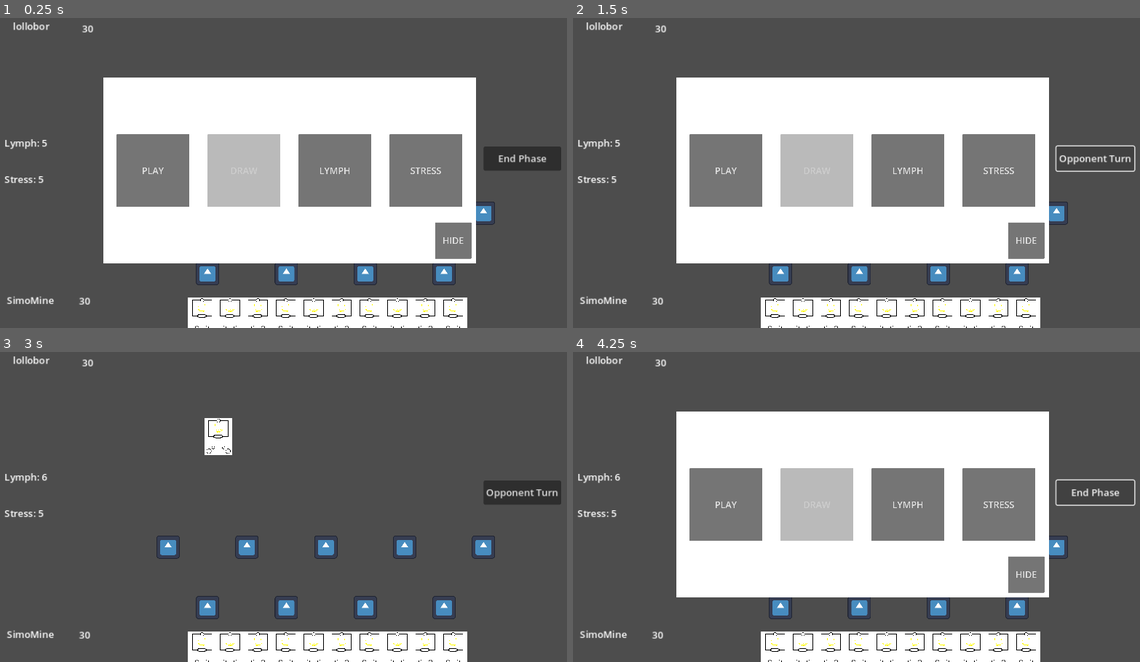
Above: before the commit, frames 1-4 (two rows, left to right).
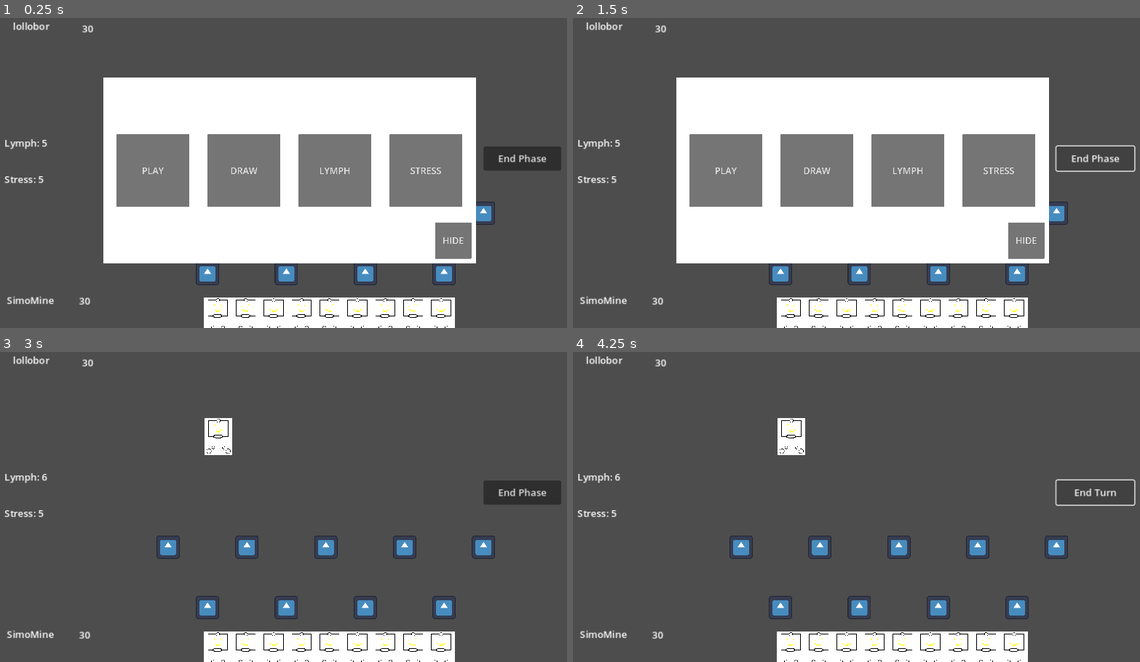
Above: after the commit, the same moments.

Repository: lollo004/gokard
Game: Godot game, scene res://Scenes/MainScene.tscn
The game is run twice, just before and just after one commit, with the same random seed, the same clock (stepped at 60 frames per second) and the same inputs. The engine's default icon, where the game draws it, is replaced by a stand-in: a white triangle on a blue panel in a dark square.
Inputs:
- Up to frame 1 (0.25 s): no input
- Up to frame 2 (1.5 s): click "End Phase" at 0.5 s; click "End Turn" (after the commit: "End Phase") at 1.25 s
- Up to frame 3 (3 s): click "Opponent Turn" (after the commit: "End Phase") at 2 s; click "LYMPH" at 2.75 s
- Up to frame 4 (4.25 s): click "Opponent Turn" (after the commit: "End Phase") at 3.5 s

The runs differ from the first frame. In frame 1, 4.0% of the frame differs, in the area x 33-83%, y 37-100%; in frame 2, 4.2%; in frame 3, 1.2%; in frame 4, 40%, in the area x 18-97%, y 19-100%.

Commit message:
MILESTONE #1 defense system finished, all current bug resolved, and game now prepared and ready to be exported to the multiplayer version, first approching to specific effects of differents cards

Diff:
--- a/Scenes/Cards/Card.tscn
+++ b/Scenes/Cards/Card.tscn
@@ -31,7 +31,7 @@
 [sub_resource type="RectangleShape2D" id="RectangleShape2D_yvtci"]
 size = Vector2(769, 1024)
 
-[node name="Card" type="Area2D" groups=["Card"]]
+[node name="Card" type="Area2D" groups=["Card", "Deactivable"]]
 top_level = true
 visibility_layer = 3
 z_index = 1
--- a/Scenes/GameController.tscn
+++ b/Scenes/GameController.tscn
@@ -6,7 +6,7 @@
 [ext_resource type="PackedScene" uid="uid://bp6kelnxloeu" path="res://Scenes/Cards/Card.tscn" id="5_h3syu"]
 [ext_resource type="PackedScene" uid="uid://c3ccrckpghnpv" path="res://Scenes/TurnSelecter.tscn" id="6_uxtal"]
 
-[node name="Game Controller" type="Control" groups=["GameManager"]]
+[node name="Game Controller" type="Control" groups=["Deactivable", "GameManager"]]
 layout_mode = 3
 anchor_right = 1.002
 anchor_bottom = 0.989
@@ -69,7 +69,7 @@
 "
 vertical_alignment = 1
 
-[node name="Turn Button" type="Button" parent="GUI/Management" groups=["Turn"]]
+[node name="Turn Button" type="Button" parent="GUI/Management" groups=["Deactivable", "Turn"]]
 offset_left = 820.0
 offset_top = 240.0
 offset_right = 948.0
--- /dev/null
+++ b/Scenes/RuntimeScenes/DefenseChoosing.tscn
@@ -0,0 +1,45 @@
+[gd_scene load_steps=4 format=3 uid="uid://c2cunjvpu6uoa"]
+
+[ext_resource type="Texture2D" uid="uid://c0u7glixghqkr" path="res://Resources/TurnSelector.png" id="1_hl62r"]
+[ext_resource type="Script" path="res://Scripts/ChooseDefense.gd" id="1_rhbr8"]
+
+[sub_resource type="RectangleShape2D" id="RectangleShape2D_umrwd"]
+size = Vector2(204, 102)
+
+[node name="Area2D" type="Area2D"]
+script = ExtResource("1_rhbr8")
+
+[node name="CollisionShape2D" type="CollisionShape2D" parent="."]
+shape = SubResource("RectangleShape2D_umrwd")
+
+[node name="Sprite2D" type="Sprite2D" parent="."]
+scale = Vector2(1.5, 1.5)
+texture = ExtResource("1_hl62r")
+
+[node name="Defende Button" type="Button" parent="Sprite2D"]
+offset_left = -900.0
+offset_top = -250.0
+offset_right = -400.0
+offset_bottom = 250.0
+theme_override_font_sizes/font_size = 50
+text = "DEFENDE"
+
+[node name="Cancel Button" type="Button" parent="Sprite2D"]
+offset_left = -250.0
+offset_top = -250.0
+offset_right = 250.0
+offset_bottom = 250.0
+theme_override_font_sizes/font_size = 50
+text = "DO NOTHING"
+
+[node name="Special Button" type="Button" parent="Sprite2D"]
+offset_left = 400.0
+offset_top = -250.0
+offset_right = 900.0
+offset_bottom = 250.0
+theme_override_font_sizes/font_size = 50
+text = "USE SPECIAL"
+
+[connection signal="pressed" from="Sprite2D/Defende Button" to="." method="_on_defende_button_pressed"]
+[connection signal="pressed" from="Sprite2D/Cancel Button" to="." method="_on_cancel_button_pressed"]
+[connection signal="pressed" from="Sprite2D/Special Button" to="." method="_on_special_button_pressed"]
--- a/Scripts/Card.gd
+++ b/Scripts/Card.gd
@@ -27,6 +27,9 @@
 var Position : String = "" # Position on the field (1-9)
 var Location : String = "hand" # Location of the card (deck - hand - field - waste)
 
+var isFirstTurn : bool = true # Variable used to disable the card on the first turn you play it
+var isEnabled : bool = false # Variable to check if a card is enabled and you can interact with it
+
 ## Scale Variables ##
 
 var minScale
@@ -41,13 +44,20 @@
 var currentPos : int = 0 # Current position on the field (0 => Invalid)
 var old_position # First position of the card
 var new_position # New position of the card
-var currentLoc : String = ""
+var currentLoc : String = "" # Type on the field (attack - defense)
 
 ## Attack Variables ##
 
 var isTargetSelected : bool = false
-var isEnemySelected : bool = false
 var isSearchingForEnemy : bool = false
+
+## Defense Variables ##
+
+var isChooseDone : bool = false
+var isChoosingToDefend : bool = false
+
+var actionDuringDefense : String = "" # The action that has been choosen to do when the defending turn is finished (defende - special)
+var isBlockedByAbility : bool = false # Variable to check if the card defended or uses special
 
 ### MAIN EVENTS ###
 
@@ -59,8 +69,8 @@
 
 
 func _process(delta): # Function called every frame
-	if Input.is_action_just_pressed("click") and isMouseOver: # Click over a card with mouse
-		if Team == "player":
+	if Input.is_action_just_pressed("click") and isMouseOver and isEnabled: # Click over a card with mouse
+		if Team == "player" and GameController.turn == "player":
 			if isCardSelected: # Dropping the card
 				if (
 					currentPos != 0 # Right position
@@ -88,18 +98,34 @@
 				if Location == "hand": # Taking the card
 					old_position = global_position
 					isCardSelected = true
-				if Location == "field" and not isTargetSelected and not isSearchingForEnemy: # Selecting the card to attack
+				if Location == "field" and not isTargetSelected and not isSearchingForEnemy and GameController.phase == "attack" and currentLoc == "Attack" and not isFirstTurn: # Selecting the card to attack
 					GameController.started_attack_card = self
 					isSearchingForEnemy = true
 
-					var scene = load("res://Scenes/EnemyPointer.tscn")
+					var scene = load("res://Scenes/RuntimeScenes/EnemyPointer.tscn")
 					var instance = scene.instantiate()
 					add_child(instance)
-				if Location == "field" and isTargetSelected and not isSearchingForEnemy: # Deselecting the card to attack
+
+					get_tree().call_group("Deactivable", "Enable", false)
+				if Location == "field" and isTargetSelected and not isSearchingForEnemy and GameController.phase == "attack" and currentLoc == "Attack" and not isFirstTurn: # Deselecting the card to attack
 					GameController.player_attacks.erase(self)
 					isTargetSelected = false
-
-	if isCardSelected: # Drag
+				if Location == "field" and not isChooseDone and not isChoosingToDefend and GameController.phase == "defense" and currentLoc == "Defense" and not isFirstTurn: # Choosing what to do with the card
+					GameController.started_defende_card = self
+					isChoosingToDefend = true
+
+					var scene = load("res://Scenes/RuntimeScenes/DefenseChoosing.tscn")
+					var instance = scene.instantiate()
+					add_child(instance)
+
+					get_tree().call_group("Deactivable", "Enable", false)
+					instance.global_position = global_position
+				if Location == "field" and isChooseDone and not isChoosingToDefend and GameController.phase == "defense" and currentLoc == "Defense" and not isFirstTurn: # Cancel choose on the card
+					GameController.player_defends.erase(self)
+					isChooseDone = false
+
+
+	if isCardSelected and isEnabled: # Drag
 		global_position = lerp(global_position, get_global_mouse_position(), 25 * delta)
 		sprite.scale = minScale
 
@@ -121,32 +147,63 @@
 
 
 func _on_area_entered(area):
-	if area.get_groups()[0] == "Positioner" and not isSearchingForEnemy: # Dropping the card on a valid position
-		currentPos = int(String(area.get_groups()[1]))
-		currentLoc = String(area.get_groups()[2])
-		new_position = area.global_position
-
-	if area.get_groups()[0] == "Pointer": # Getting selected by the pointer
-		if Team == "enemy":
-			GameController.selected_card_to_attack = self
+	if area.get_groups():
+		if area.get_groups()[0] == "Positioner" and not isSearchingForEnemy and not isChoosingToDefend: # Dropping the card on a valid position
+			currentPos = int(String(area.get_groups()[1]))
+			currentLoc = String(area.get_groups()[2])
+			new_position = area.global_position
+
+		if area.get_groups()[0] == "Pointer": # Getting selected by the pointer
+			if Team == "enemy":
+				GameController.selected_card_to_attack = self
 
 
 func _on_area_exited(area):
-	if area.get_groups()[0] == "Positioner" and not isSearchingForEnemy: # Exiting by dropping the card on a valid position
-		currentPos = 0
-
-	if area.get_groups()[0] == "Pointer": # Exiting by getting selected by the pointer
-		if Team == "enemy":
-			GameController.selected_card_to_attack = null
+	if area.get_groups():
+		if area.get_groups()[0] == "Positioner" and not isSearchingForEnemy and not isChoosingToDefend: # Exiting by dropping the card on a valid position
+			currentPos = 0
+
+		if area.get_groups()[0] == "Pointer": # Exiting by getting selected by the pointer
+			if Team == "enemy":
+				GameController.selected_card_to_attack = null
 
 
 ### GROUP RELATED ASYNC SIGNALS ###
 
 
-func isAttackOk(flag, who): # Fuction called when a pointer is going to be deleted
+func Enable(flag : bool): # Function called when a menu is appearing or disappearing
+	isEnabled = flag
+
+
+func isAttackOk(flag : bool, who): # Fuction called when a pointer is going to be deleted
 	if who == self:
 		if flag:
 			isTargetSelected = true
 		else:
 			isTargetSelected = false
 		isSearchingForEnemy = false
+
+
+func isDefenseOk(who, what : String): # Fuction called when you choose what to do with a defender card
+	if who == self:
+		if what != "":
+			isChooseDone = true
+			actionDuringDefense = what
+		else:
+			isChooseDone = false
+		isChoosingToDefend = false
+
+
+func onTurnBegin(who): # Function called on turn start (who = player / enemy)
+	if Team == who:
+		if Location == "field":
+			isFirstTurn = false
+
+		if actionDuringDefense == "defende": #Toggle the block on turn start
+			isBlockedByAbility = false
+
+
+func onPhaseBegin(who): # Function called on attack phase start (who = player / enemy)
+	if Team == who:
+		if actionDuringDefense == "special": #Toggle the block on phase start
+			isBlockedByAbility = false
--- /dev/null
+++ b/Scripts/ChooseDefense.gd
@@ -0,0 +1,19 @@
+extends Area2D
+
+
+func _on_defende_button_pressed():
+	get_tree().call_group("Card", "isDefenseOk", GameController.started_defende_card, "defende")
+	get_tree().call_group("Deactivable", "Enable", true)
+	queue_free()
+
+
+func _on_cancel_button_pressed():
+	get_tree().call_group("Card", "isDefenseOk", GameController.started_defende_card, "")
+	get_tree().call_group("Deactivable", "Enable", true)
+	queue_free()
+
+
+func _on_special_button_pressed():
+	get_tree().call_group("Card", "isDefenseOk", GameController.started_defende_card, "special")
+	get_tree().call_group("Deactivable", "Enable", true)
+	queue_free()
--- a/Scripts/EnemyPointer.gd
+++ b/Scripts/EnemyPointer.gd
@@ -8,6 +8,7 @@
 			get_tree().call_group("Card", "isAttackOk", true, GameController.started_attack_card)
 		else: # Otherwise deselect the target
 			get_tree().call_group("Card", "isAttackOk", false, GameController.started_attack_card)
+		get_tree().call_group("Deactivable", "Enable", true)
 		queue_free() # Delete the object at the end of selection or deselection
 
 	global_position = lerp(global_position, get_global_mouse_position(), 25 * delta) # Move pointer with mouse
--- a/Scripts/GUIManagement.gd
+++ b/Scripts/GUIManagement.gd
@@ -18,4 +18,5 @@
 
 
 func _on_turn_button_pressed():
-	GameController.TurnButtonPressed()
+	if not GameController.isScreenTaken:
+		GameController.TurnButtonPressed()
--- a/Scripts/GameController.gd
+++ b/Scripts/GameController.gd
@@ -22,6 +22,8 @@
 var player_hand = []
 var player_deck = []
 
+var isScreenTaken = true # Variable to check if you can interact with buttons
+
 ## Attack Variables ##
 
 var started_attack_card # the card that is attacing
@@ -30,6 +32,13 @@
 var player_attacks = {} # Dict with who is attacing who (attacker_pos : defender_pos)
 var enemy_attacks = {} # Dict with who is attacing who (attacker_pos : defender_pos)
 
+## Defende Variables ##
+
+var started_defende_card # the card that is choosing to defende or not
+
+var player_defends = [] # List with who is defending
+var enemy_defends = [] # List with who is defending
+
 ### MAIN EVENTS ###
 
 
@@ -37,17 +46,19 @@
 	var scene
 	var instance
 
-	var number_of_cards = 10
+	for i in 30:
+		scene = load("res://Scenes/Cards/Card.tscn")
+		instance = scene.instantiate()
+		instance.Team = "player"
+
+		player_deck.append(instance)
+
+	var number_of_cards = 9
 
 	for i in number_of_cards:
-		scene = load("res://Scenes/Cards/Card.tscn")
-		instance = scene.instantiate()
-
-		add_child(instance)
-
-		instance.Team = "player"
-
-		player_hand.append(instance)
+		add_child(player_deck[i])
+		player_hand.append(player_deck[i])
+		player_deck.remove_at(i)
 
 	UpdateHand()
 
@@ -63,16 +74,28 @@
 
 
 func TurnButtonPressed():
-	if phase == "defense":
+	if turn == "enemy" and phase == "attack":
+		turn = "player"
+		phase = "defense"
+		get_tree().call_group("Card", "onTurnBegin", "player")
+
+		get_tree().get_first_node_in_group("TurnManager").visible = true
+		get_tree().call_group("Deactivable", "Enable", false)
+
+		lymph = current_max_lymph
+
+	elif turn == "player" and phase == "defense":
 		phase = "attack"
-	else:
+		get_tree().call_group("Card", "onPhaseBegin", "player")
+
+	elif turn == "player" and phase == "attack":
+		turn = "enemy"
 		phase = "defense"
-		if turn == "player":
-			turn = "enemy"
-		else:
-			turn = "player"
-			get_tree().get_first_node_in_group("TurnManager").visible = true
-			lymph = current_max_lymph
+		get_tree().call_group("Card", "onTurnBegin", "enemy")
+
+	elif turn == "enemy" and phase == "defense":
+		phase = "attack"
+		get_tree().call_group("Card", "onPhaseBegin", "enemy")
 
 
 ### TURN MANAGEMEN FUNCTIONS ###
@@ -81,12 +104,12 @@
 func PlayCard():
 	if len(player_hand) > 0:
 		turnType = "play"
-		TurnButtonPressed()
 
 func DrawCard():
-	if len(player_deck) > 0:
+	if len(player_deck) > 0 and len(player_hand) < 10:
 		turnType = "draw"
 		DrawOneCard()
+		UpdateHand()
 
 func AddLymph():
 	if lymph < max_lymph:
@@ -103,9 +126,10 @@
 ### OTHER FUNCTIONS ###
 
 func DrawOneCard():
-	if len(player_deck) > 0:
-		player_hand.append(player_deck[0])
-		player_deck.remove_at(0)
+	if len(player_deck) > 0 and len(player_hand) < 10:
+		player_hand.append(player_deck[-1])
+		add_child(player_deck[-1])
+		player_deck.remove_at(player_deck.size() - 1)
 
 func UpdateHand():
 	var i : int = 0
@@ -119,3 +143,6 @@
 
 func ShuffleDeck():
 	player_deck.shuffle()
+
+func Enable(flag : bool): # Function called when a menu is appearing or disappearing
+	isScreenTaken = not flag
--- a/Scripts/TurnButtonGUIManager.gd
+++ b/Scripts/TurnButtonGUIManager.gd
@@ -2,14 +2,22 @@
 
 
 func _process(delta):
-	if not len(GameController.player_hand) > 0: # Play button
+	if not len(GameController.player_hand) > 0: # Play button (aggiungere anche il controllo sulle carte in tavola)
 		get_tree().get_first_node_in_group("PlayButton").disabled = true
+	else:
+		get_tree().get_first_node_in_group("PlayButton").disabled = false
 
-	if not len(GameController.player_deck) > 0: # Draw button
+	if not (len(GameController.player_deck) > 0 and len(GameController.player_hand) < 10): # Draw button
 		get_tree().get_first_node_in_group("DrawButton").disabled = true
+	else:
+		get_tree().get_first_node_in_group("DrawButton").disabled = false
 
 	if not GameController.lymph < GameController.max_lymph: # Lymph button
 		get_tree().get_first_node_in_group("LymphButton").disabled = true
+	else:
+		get_tree().get_first_node_in_group("LymphButton").disabled = false
 
 	if not GameController.stress < GameController.max_stress: # Stress button
 		get_tree().get_first_node_in_group("StressButton").disabled = true
+	else:
+		get_tree().get_first_node_in_group("StressButton").disabled = false
--- a/Scripts/TurnSelecter.gd
+++ b/Scripts/TurnSelecter.gd
@@ -3,28 +3,32 @@
 
 func _on_play_pressed():
 	if get_tree().get_first_node_in_group("TurnManager").visible:
+		get_tree().get_first_node_in_group("TurnManager").visible = false
+		get_tree().call_group("Deactivable", "Enable", true)
 		GameController.PlayCard()
-		get_tree().get_first_node_in_group("TurnManager").visible = false
 
 
 func _on_draw_pressed():
 	if get_tree().get_first_node_in_group("TurnManager").visible:
+		get_tree().get_first_node_in_group("TurnManager").visible = false
+		get_tree().call_group("Deactivable", "Enable", true)
 		GameController.DrawCard()
-		get_tree().get_first_node_in_group("TurnManager").visible = false
 
 
 
 func _on_lymph_pressed():
 	if get_tree().get_first_node_in_group("TurnManager").visible:
+		get_tree().get_first_node_in_group("TurnManager").visible = false
+		get_tree().call_group("Deactivable", "Enable", true)
 		GameController.AddLymph()
-		get_tree().get_first_node_in_group("TurnManager").visible = false
 
 
 
 func _on_stress_pressed():
 	if get_tree().get_first_node_in_group("TurnManager").visible:
+		get_tree().get_first_node_in_group("TurnManager").visible = false
+		get_tree().call_group("Deactivable", "Enable", true)
 		GameController.AddStress()
-		get_tree().get_first_node_in_group("TurnManager").visible = false
 
 
 
Renamed: Scenes/EnemyPointer.tscn -> Scenes/RuntimeScenes/EnemyPointer.tscn
Not shown, changed: TODO.txt
